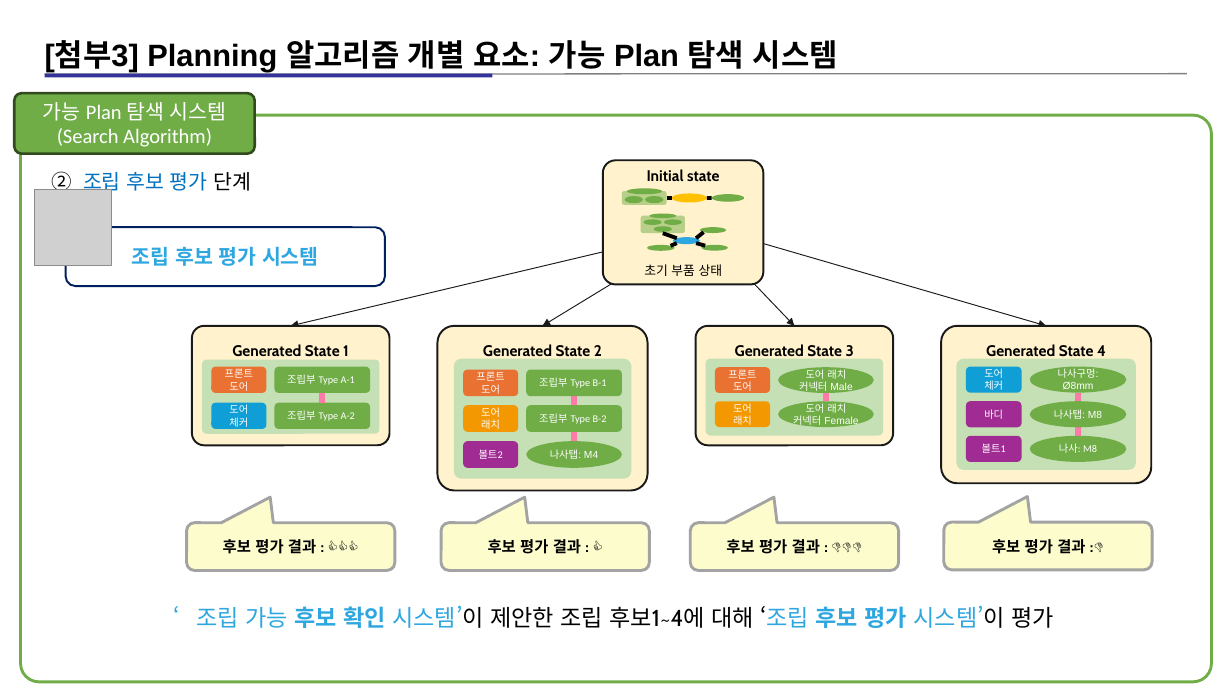
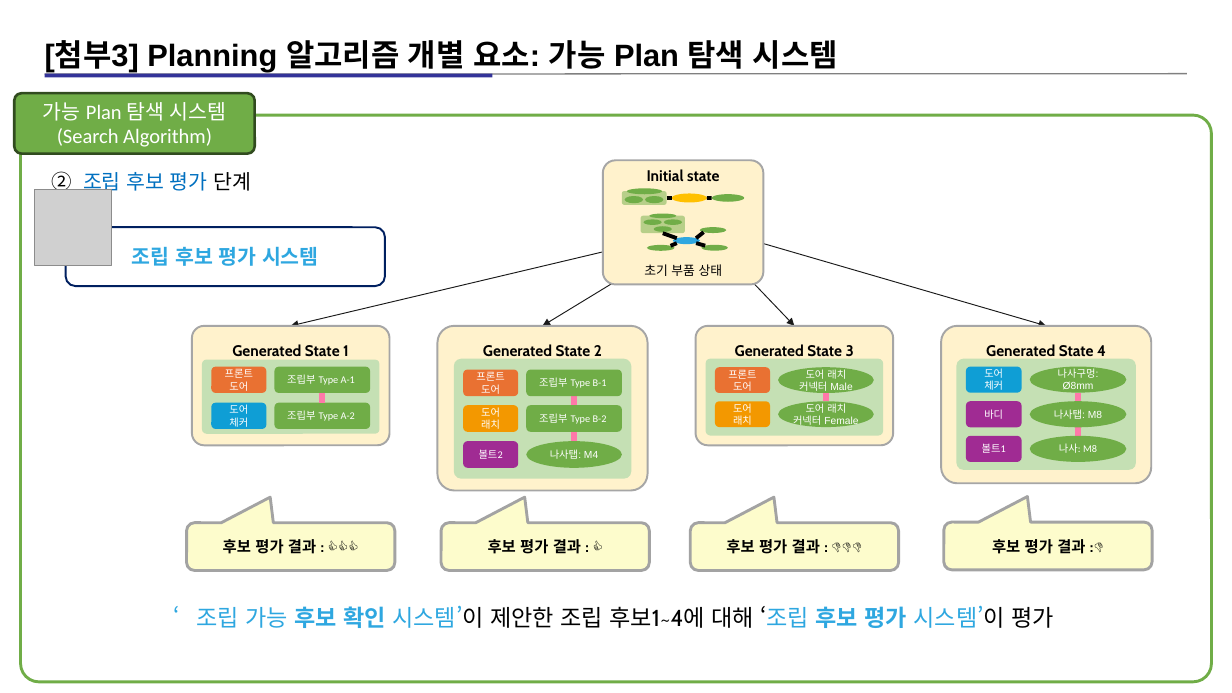
Before and after one commit to kimz1121/test, a slide deck: slide 6 of 현대차 심볼릭 플레너 예시 설명 자료_14_아키텍쳐_자료(작성중)_피드백_반영.pptx (slide 7 before the commit). Drawn at 1232x693 pixels with LibreOffice and Linux fonts; fonts in the diff are those of the drawing; grey boxes stand for pictures. Boxes give left, top, right and bottom in pixels: in the first picture for what was removed or moved away, otherwise in the second. Text is boxed around its words. In the diff, an @@ line names an element or a change of style, - is before the commit and + after.

```diff
--- a/현대차 심볼릭 플레너 예시 설명 자료_14_아키텍쳐_자료(작성중)_피드백_반영.pptx
+++ b/현대차 심볼릭 플레너 예시 설명 자료_14_아키텍쳐_자료(작성중)_피드백_반영.pptx
@@ outline #1A1A1A 1.5 pt to #A6A6A6 1.5 pt in 5 elements at (x1=192, y1=326, x2=390, y2=445), (x1=696, y1=326, x2=894, y2=445), (x1=437, y1=326, x2=647, y2=491), (x1=942, y1=326, x2=1152, y2=483), (x1=603, y1=160, x2=763, y2=284) @@
```
Also in this commit, not shown: 4 other slides changed, 1 slide removed.
